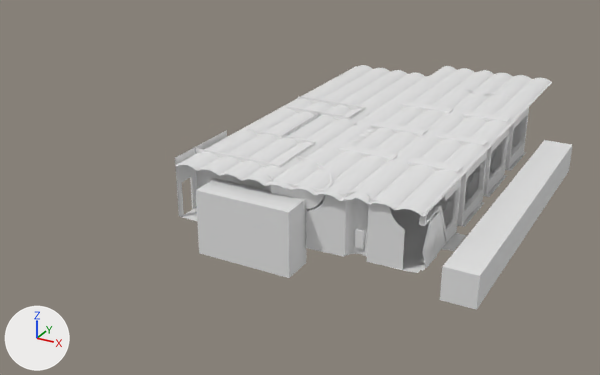
Renders of the Blender file client_001/martenRescale_002.blend from each side of a commit.
Before and after are seen from a 50 mm lens placed at (20.4, -50.3, 22.0), pointed at (-5.7, -2.8, -1.7). Lighting does not change. The marker at lower left points along +X, +Y and +Z. Materials are left out; every surface is plain grey.

Names of what the first picture shows: 'Cube', 'theMainHallByMarten'.
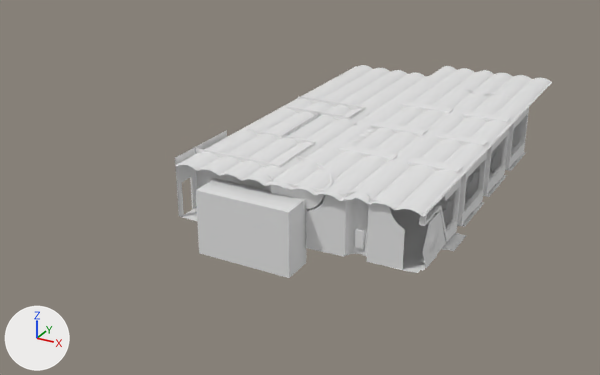
Boxes (x1, y1, x2, y2) around the edits, measured in the pictures (600 x 375 px):
'Cube', hidden: before (440, 140, 573, 310)

What changed in the scene script:
```text
Change ob_cube:
    add ob_cube.hide_viewport = True
```
